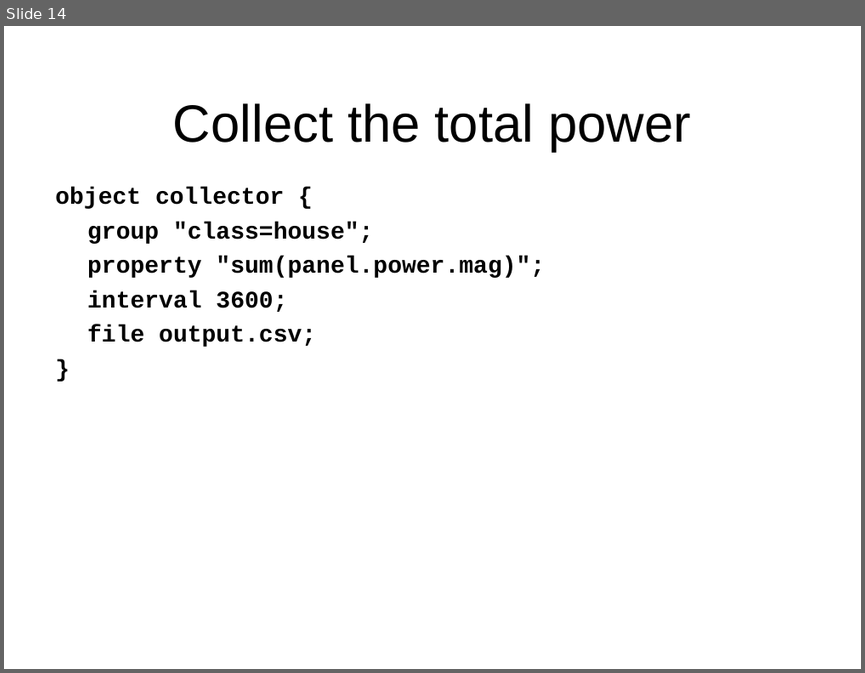
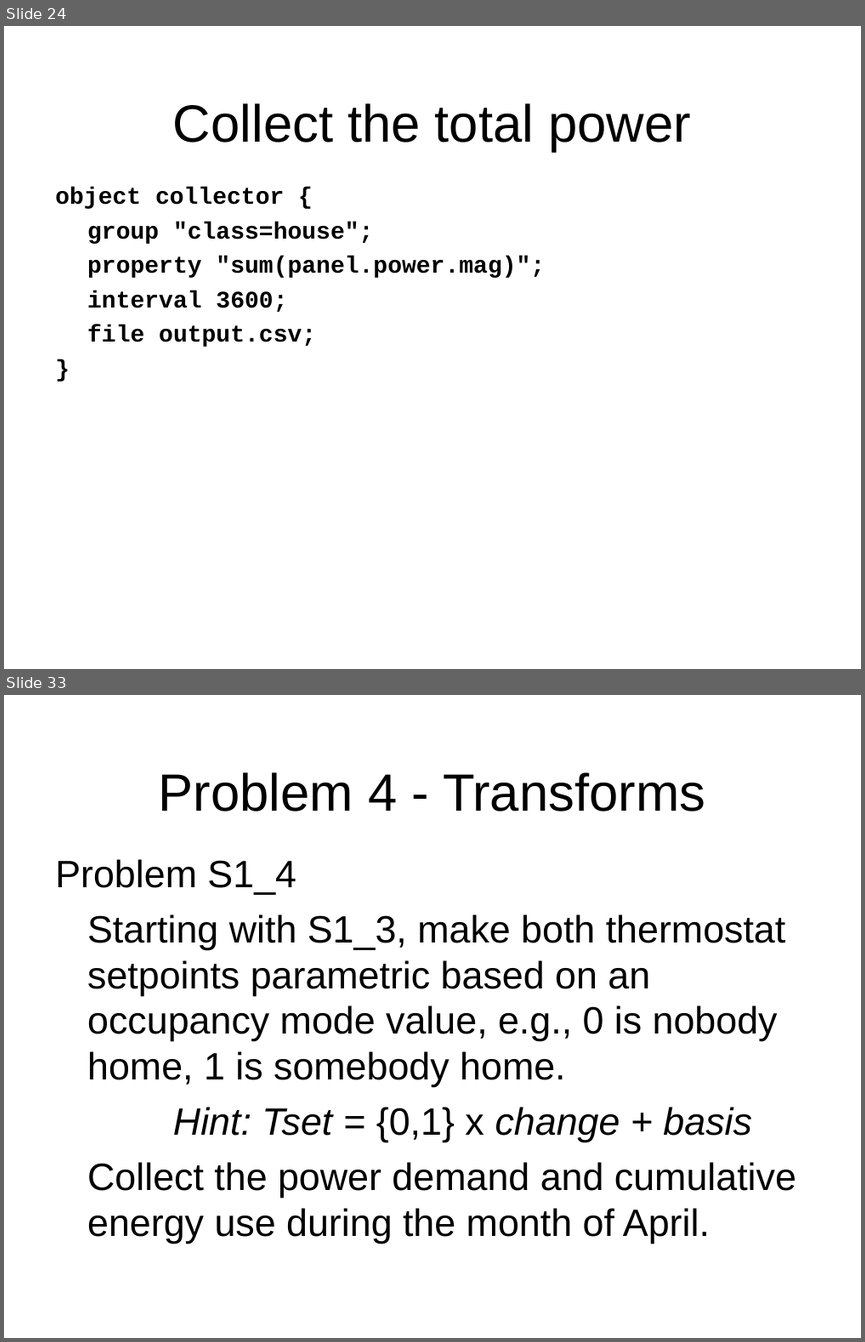
Before and after one commit to gridlab-d/course, a slide deck: Short/1 - Residential.ppt. Shown one above the other, each under a label of ours: slide 14 before the commit, slides 24 and 33 after it; the slides between them are not shown. The pictures are 865x673 and 865x1342 pixels, drawn with LibreOffice and Linux fonts; fonts in the diff are those of the drawing; background and template pictures are left out. Boxes give left, top, right and bottom in pixels: in the first picture for what was removed or moved away, otherwise in the second. Text is boxed around its words. In the diff, an @@ line names an element or a change of style, - is before the commit and + after.

Commit message:
Added problems and extended scope of lesson to include schedules, enduses, and controllers.

```diff
--- a/Short/1 - Residential.ppt
+++ b/Short/1 - Residential.ppt
@@ slide 33 added at [4, 695, 861, 1338], background picture (left out) @@
@@ title added at [159, 772, 705, 811], 44 pt, text #000000 @@
+Problem 4 - Transforms
@@ text added at [55, 859, 796, 1243], 32 pt, text #000000 @@
+Problem S1_4
+Starting with S1_3, make both thermostat setpoints parametric based on an occupancy mode value, e.g., 0 is nobody home, 1 is somebody home.
+Hint: Tset = {0,1} x change + basis
+Collect the power demand and cumulative energy use during the month of April.
@@ what was slide 14 is now slide 24 @@
```
Also in this commit, not shown: 10 slides changed, 29 other slides added, 6 other files.
